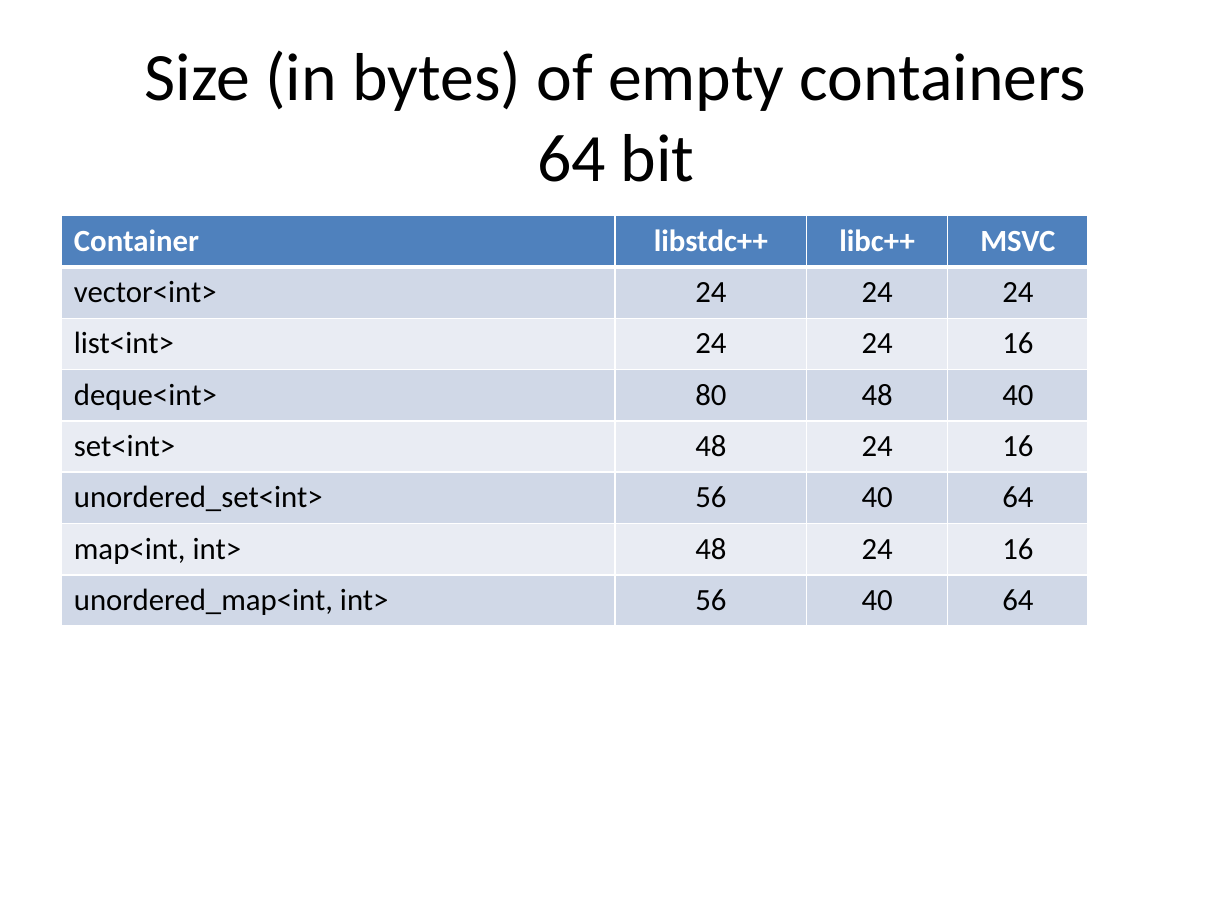
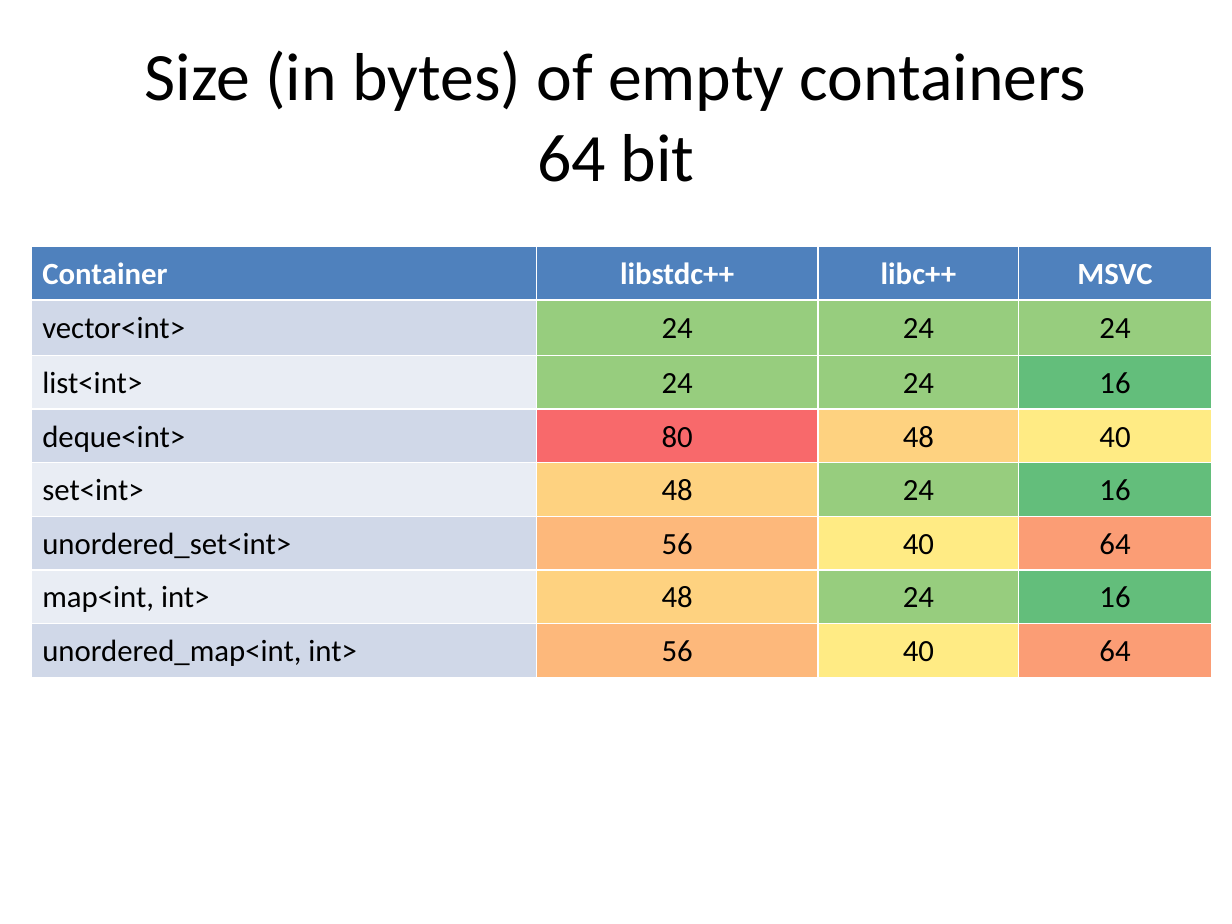
Before and after one commit to hiraditya/std-benchmark, a slide deck: slide 27 of docs/slides/slide-cppnow.pptx (slide 30 before the commit). Drawn at 1232x924 pixels with LibreOffice and Linux fonts; fonts in the diff are those of the drawing. Boxes give left, top, right and bottom in pixels: in the first picture for what was removed or moved away, otherwise in the second. Text is boxed around its words. In the diff, an @@ line names an element or a change of style, - is before the commit and + after.

```diff
--- a/docs/slides/slide-cppnow.pptx
+++ b/docs/slides/slide-cppnow.pptx
@@ table at box(31, 246, 1211, 678) @@
@@ fill #D0D8E8 to #97CD7E in 3 cells @@
@@ fill #E9EDF4 to #97CD7E in 4 cells @@
@@ fill #E9EDF4 to #63BE7B in 3 cells @@
@@ fill #D0D8E8 to #F8696B in row 4, column 2 @@
@@ fill #D0D8E8 to #FED280 in row 4, column 3 @@
@@ fill #D0D8E8 to #FFEB84 in 3 cells @@
@@ fill #E9EDF4 to #FED280 in 2 cells @@
@@ fill #D0D8E8 to #FDB87B in 2 cells @@
@@ fill #D0D8E8 to #FB9D75 in 2 cells @@
@@ borders changed @@
@@ table: place and size @@
-table at box(62, 216, 1088, 626)
+table at box(31, 246, 1211, 678)
```
Also in this commit, not shown: 19 other slides changed, 3 slides removed, 1 other file.
